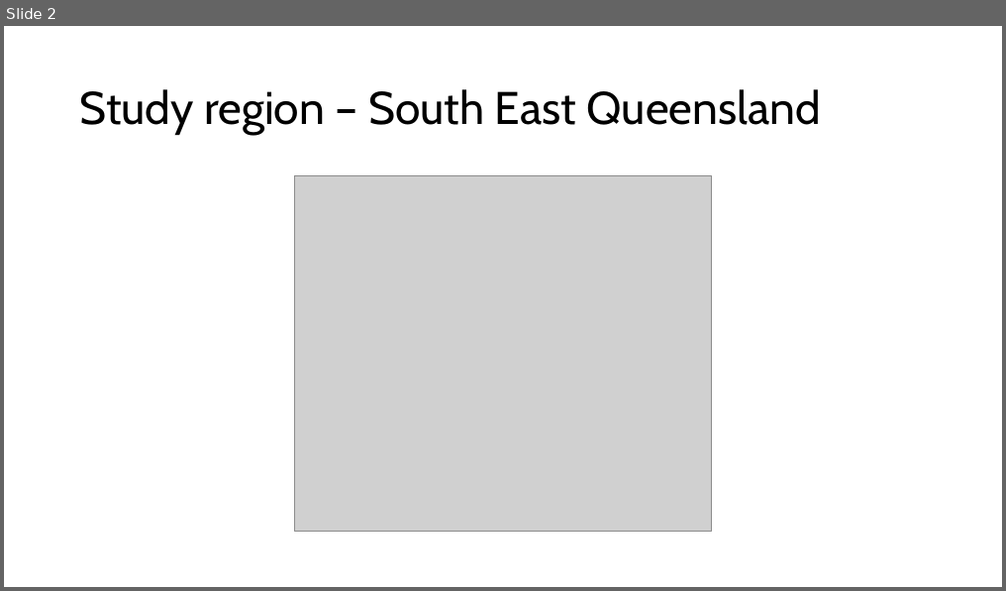
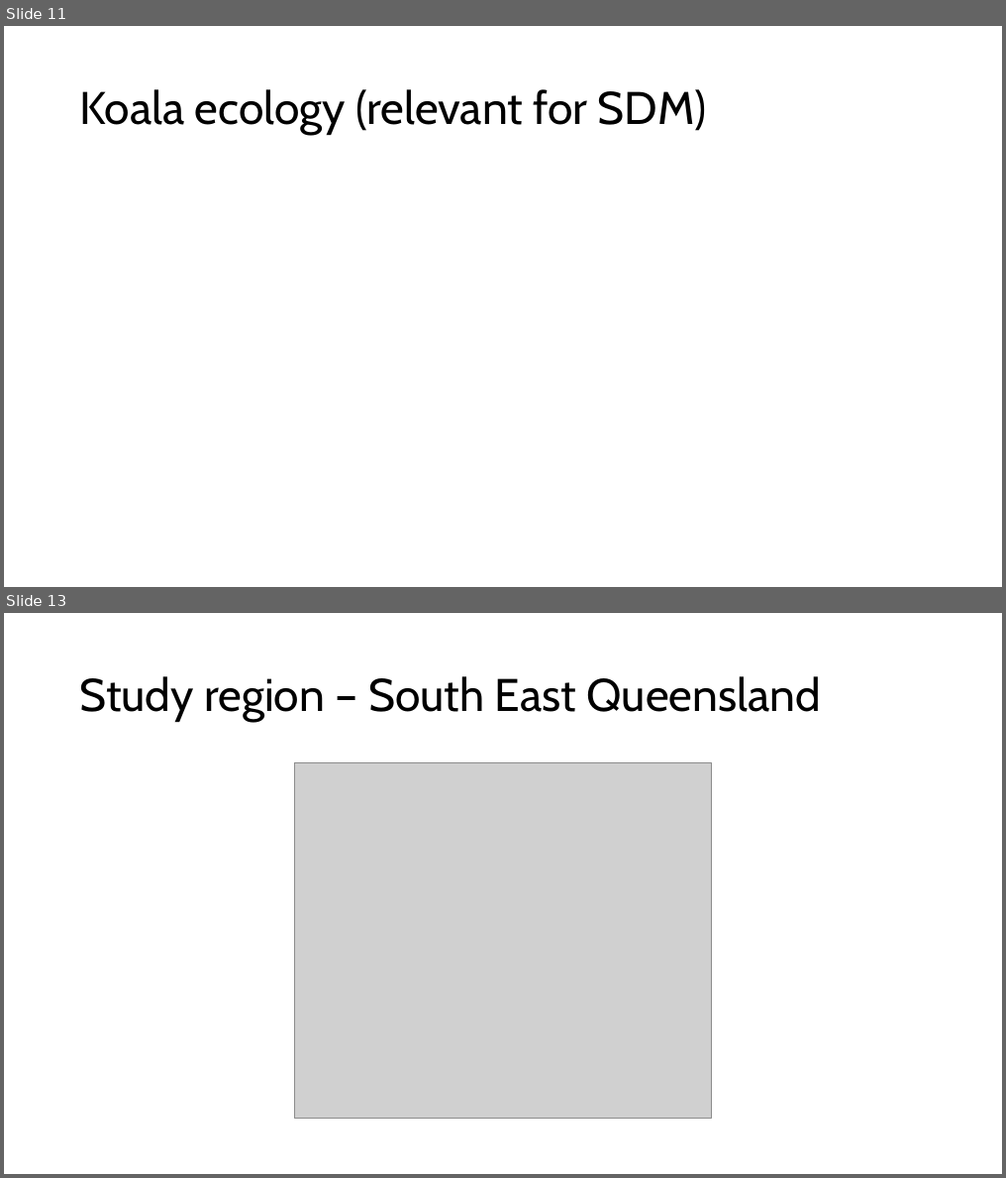
Before and after one commit to patch105/ICCB_koala_sdm, a slide deck: ICC_koala_sdm_slides.pptx. Shown one above the other, each under a label of ours: slide 2 before the commit, slides 11 and 13 after it; the slides between them are not shown. The pictures are 1006x591 and 1006x1178 pixels, drawn with LibreOffice and Linux fonts; fonts in the diff are those of the drawing; grey boxes stand for pictures. Boxes give left, top, right and bottom in pixels: in the first picture for what was removed or moved away, otherwise in the second. Text is boxed around its words. In the diff, an @@ line names an element or a change of style, - is before the commit and + after.

```diff
--- a/ICC_koala_sdm_slides.pptx
+++ b/ICC_koala_sdm_slides.pptx
@@ slide 11 added at (x1=4, y1=26, x2=1002, y2=587), background #FFFFFF @@
@@ title added at (x1=80, y1=89, x2=706, y2=135), 44 pt, text #000000 @@
+Koala ecology (relevant for SDM)
@@ what was slide 2 is now slide 13 @@
```
Also in this commit, not shown: 11 other slides added, 1 slide removed.
